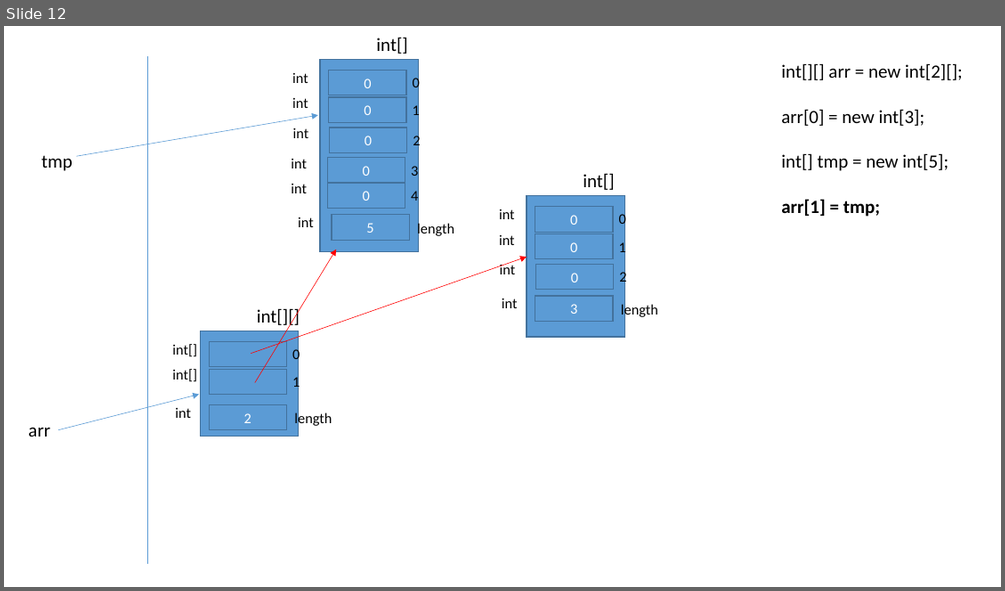
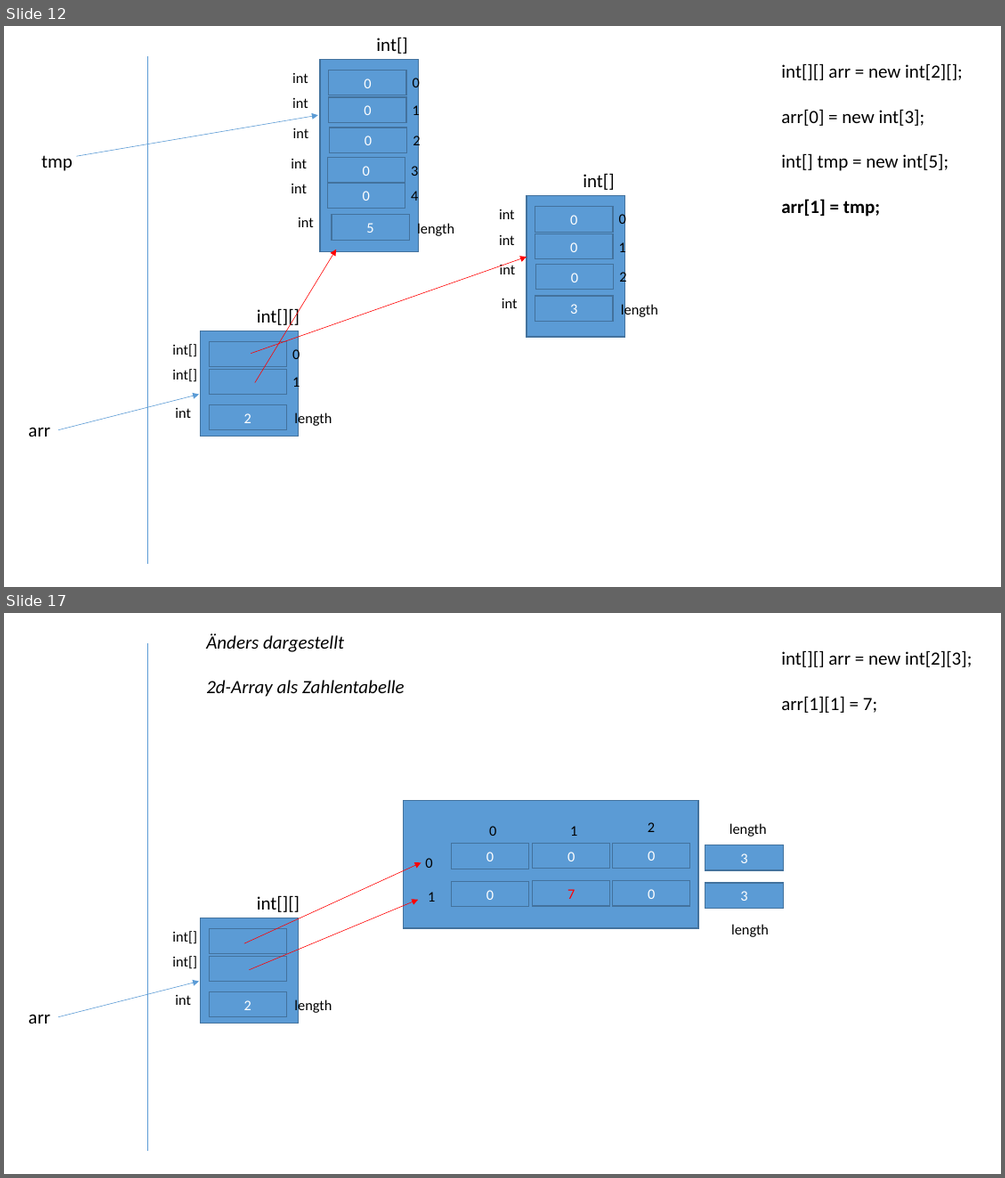
Before and after one commit to ccjavadozent/oca_162982, a slide deck: Diagramme/Arrays.pptx. Shown one above the other, each under a label of ours: slide 12 before the commit, slides 12 and 17 after it; the slides between them are not shown. The pictures are 1005x591 and 1005x1178 pixels, drawn with LibreOffice and Linux fonts; fonts in the diff are those of the drawing. Boxes give left, top, right and bottom in pixels: in the first picture for what was removed or moved away, otherwise in the second. Text is boxed around its words. In the diff, an @@ line names an element or a change of style, - is before the commit and + after.

```diff
--- a/Diagramme/Arrays.pptx
+++ b/Diagramme/Arrays.pptx
@@ slide 17 added at (4, 613, 1001, 1174), background #FFFFFF @@
@@ text added at (206, 633, 404, 697), 18 pt, text #000000, italic @@
+Änders dargestellt
+2d-Array als Zahlentabelle
@@ line added from (147, 643) to (147, 1151), #5B9BD5 0.5 pt @@
@@ text added at (781, 650, 971, 713), 18 pt, text #000000 @@
+int[][] arr = new int[2][3];
+arr[1][1] = 7;
@@ rectangle added at (404, 801, 699, 929), fill #5B9BD5, outline #43739E 1 pt @@
@@ text added at (489, 826, 496, 835), 14 pt, text #000000 @@
+0
@@ text added at (570, 826, 577, 835), 14 pt, text #000000 @@
+1
@@ text added at (647, 822, 655, 832), 14 pt, text #000000 @@
+2
@@ text added at (729, 823, 767, 836), 14 pt, text #000000 @@
+length
@@ rectangle added at (451, 844, 529, 868), fill #5B9BD5, outline #43739E 1 pt, 14 pt, text #FFFFFF @@
+0
@@ rectangle added at (533, 844, 610, 868), fill #5B9BD5, outline #43739E 1 pt, 14 pt, text #FFFFFF @@
+0
@@ rectangle added at (613, 843, 690, 868), fill #5B9BD5, outline #43739E 1 pt, 14 pt, text #FFFFFF @@
+0
@@ rectangle added at (705, 844, 783, 870), fill #5B9BD5, outline #43739E 1 pt, 14 pt, text #FFFFFF @@
+3
@@ arrow added from (244, 943) to (421, 863), #FF0000 0.5 pt @@
@@ text added at (425, 858, 432, 868), 14 pt, text #000000 @@
+0
@@ arrow added from (250, 970) to (418, 900), #FF0000 0.5 pt @@
@@ text added at (257, 895, 299, 912), 18 pt, text #000000 @@
+int[][]
@@ text added at (428, 892, 435, 901), 14 pt, text #000000 @@
+1
@@ rectangle added at (451, 882, 529, 907), fill #5B9BD5, outline #43739E 1 pt, 14 pt, text #FFFFFF @@
+0
@@ rectangle added at (533, 881, 610, 906), fill #5B9BD5, outline #43739E 1 pt, 14 pt, text #FF0000 @@
+7
@@ rectangle added at (613, 881, 690, 906), fill #5B9BD5, outline #43739E 1 pt, 14 pt, text #FFFFFF @@
+0
@@ rectangle added at (705, 883, 783, 908), fill #5B9BD5, outline #43739E 1 pt, 14 pt, text #FFFFFF @@
+3
@@ text added at (172, 931, 197, 944), 14 pt, text #000000 @@
+int[]
@@ rectangle added at (200, 918, 298, 1022), fill #5B9BD5, outline #43739E 1 pt @@
@@ rectangle added at (209, 929, 287, 954), fill #5B9BD5, outline #43739E 1 pt @@
@@ text added at (731, 924, 769, 937), 14 pt, text #000000 @@
+length
@@ text added at (172, 956, 197, 969), 14 pt, text #000000 @@
+int[]
@@ rectangle added at (209, 957, 287, 981), fill #5B9BD5, outline #43739E 1 pt @@
@@ arrow added from (58, 1017) to (199, 981), #5B9BD5 0.5 pt @@
@@ text added at (175, 995, 191, 1005), 14 pt, text #000000 @@
+int
@@ rectangle added at (209, 991, 287, 1017), fill #5B9BD5, outline #43739E 1 pt, 14 pt, text #FFFFFF @@
+2
@@ text added at (294, 998, 332, 1014), 14 pt, text #000000 @@
+length
@@ text added at (28, 1013, 50, 1023), 18 pt, text #000000 @@
+arr
```
Also in this commit, not shown: 1 slide changed, 5 other slides added, 3 other files.
